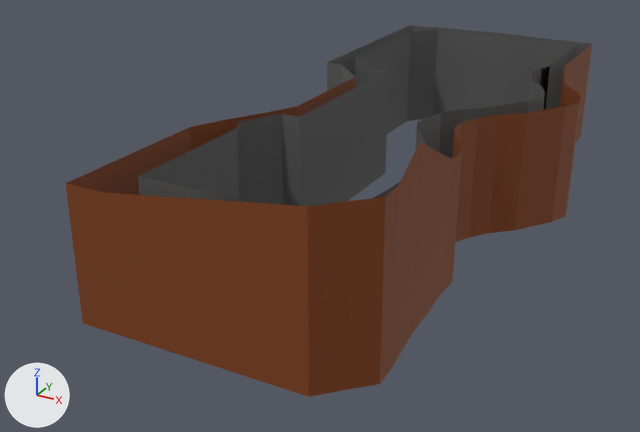
A saved change to the OBJ model MadMetal/Assets/Models/trackv2walls.obj.
Camera for both pictures: a camera (50 mm lens) standing at (628.0, -2739.0, 821.0) and looking at (-421.0, -832.0, -133.0). Lighting does not change. The marker at lower left points along +X, +Y and +Z. Where no turn or scale is listed for an object, it has been applied to the vertices.
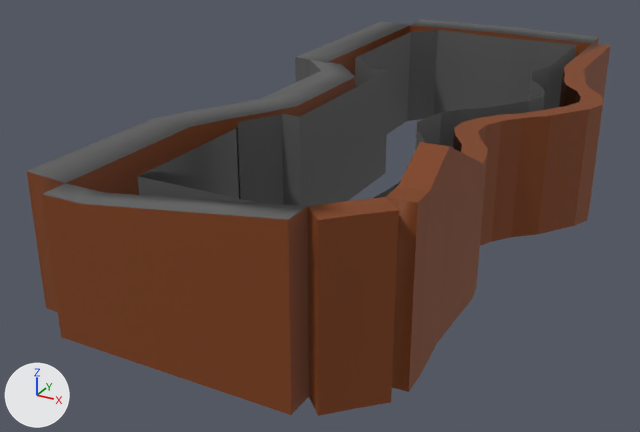
Pixel boxes [x1, y1, x2, y2] of what changed, in the pictures (640 x 432 px):
'Grid.002', reshaped (11% wider, 6% taller)
    before: [65, 25, 592, 397]
    after: [27, 20, 611, 416]
part 1 of me_grid_002, built on
    before: [138, 30, 577, 335]
    after: [27, 20, 611, 416]
part 2 of me_grid_002, recoloured
    both: [329, 25, 592, 76]
part 3 of me_grid_002, recoloured (brown)
    before: [65, 183, 309, 397]

The change, as a diff of the scene's bpy script:
```diff
--- a/MadMetal/Assets/Models/trackv2walls.obj.py
+++ b/MadMetal/Assets/Models/trackv2walls.obj.py
@@ me_grid_002 @@
 # used by ob_grid_002; location = (0.0, 0.0, 0.0)
-me_grid_002.from_pydata(...)  # 150 vertices, 75 faces; spans x -615.0..149.0, y -1550.0..210.0, z -144.0..279.0
+me_grid_002.from_pydata(...)  # 238 vertices, 201 faces; spans x -732.0..207.0, y -1614.0..324.0, z -144.0..279.0
+# me_grid_002 part 1
+# 15 faces are deleted
+# 6 vertices move from x -500.0..17.0, y -1455.0..-1050.0, z -144.0..175.0 to x -500.0..28.0, y -1451.0..-1050.0, z -144.0..175.0
+# 8 vertices are added at x -686.0..178.0, y -935.0..-291.0, z -144.0..175.0
+# 28 new vertices lie (58.0, 3.0, 0.0) away from vertices in x -54.0..142.0, y -1450.0..200.0, z -144.0..279.0
+# 16 new vertices lie (-4.0, 114.0, 0.0) away from vertices in x -615.0..20.0, y 184.0..210.0, z -144.0..175.0
+# 14 new vertices lie (-117.0, 12.0, 0.0) away from vertices in x -615.0..-465.0, y -1550.0..184.0, z -144.0..175.0
+# 10 new vertices lie (58.0, 4.0, 0.0) away from vertices in x -32.0..149.0, y -1000.0..-156.0, z -144.0..175.0
+# 6 new vertices lie (43.0, -42.0, 0.0) away from vertices in x -50.0..47.0, y -1550.0..-1450.0, z -144.0..239.0
+# 6 new vertices lie (0.0, -64.0, 0.0) away from vertices in x -600.0..-50.0, y -1550.0, z -144.0..239.0
+# 60 new faces join them, mat_material (dark grey #5a5a5a)
+# 81 new faces join them, mat_material_002 (brown #7d3e10)
+# me_grid_002 part 2: 9 faces spanning x -615.0..20.0, y -543.0..210.0, z -144.0..175.0 switch from mat_material (dark grey #5a5a5a) to mat_material_002 (brown #7d3e10)
+# me_grid_002 part 3: 2 faces spanning x -600.0..-50.0, y -1550.0, z -144.0..239.0 switch from mat_material_002 (brown #7d3e10) to mat_material (dark grey #5a5a5a)
```
